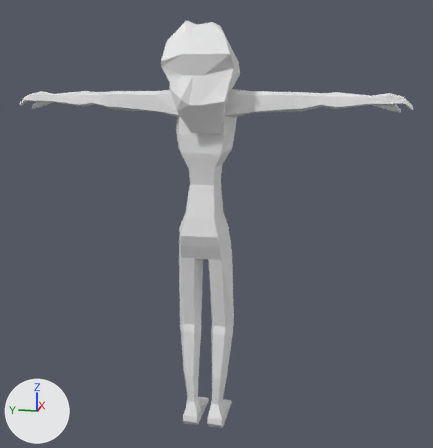
A saved change to the Blender file 3dmodeller/mcbackup.blend.
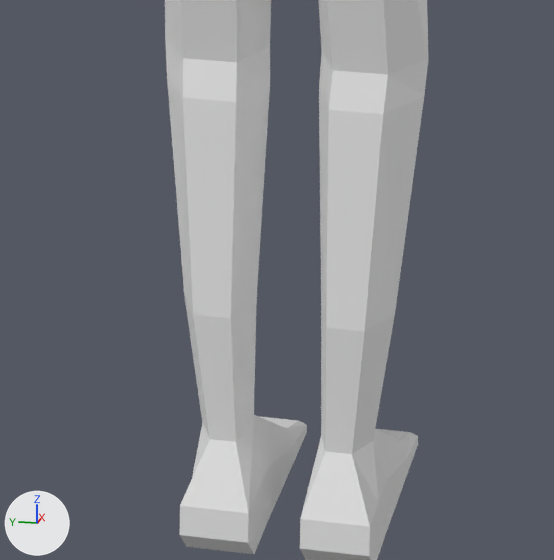
Each version appears first whole from a 50 mm camera at (-4.78, -1.07, 3.38) aimed at (0.12, -0.09, 2.16), and next in a close-up on the part from 34% to 60% of the width and 70% to 95% of the height. Arrows for +X, +Y and +Z are at lower left; the lights stay in place.

Script lines for the objects in view, before the commit:
```python
me_cube_005 = bpy.data.meshes.new('Cube.005')
me_cube_005.from_pydata(...)  # 309 vertices, 290 faces; spans x -1.1..4.0, y 0.0..12.6, z -25.4..1.5
ob_cube_001 = bpy.data.objects.new('Cube.001', me_cube_005)
ob_cube_001.location = (-0.035, 0.0, 3.574)
ob_cube_001.scale = (0.115, 0.129, 0.129)
_m = ob_cube_001.modifiers.new('Mirror', 'MIRROR')
_m.use_axis = (False, True, False)
_m.use_clip = True
```
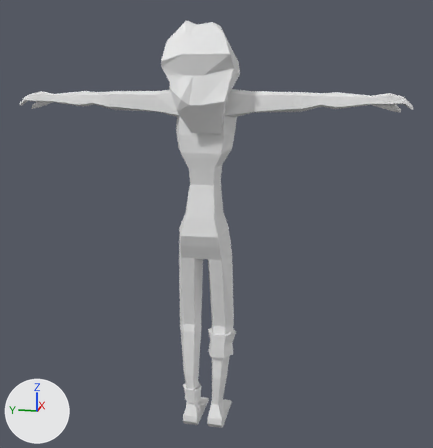
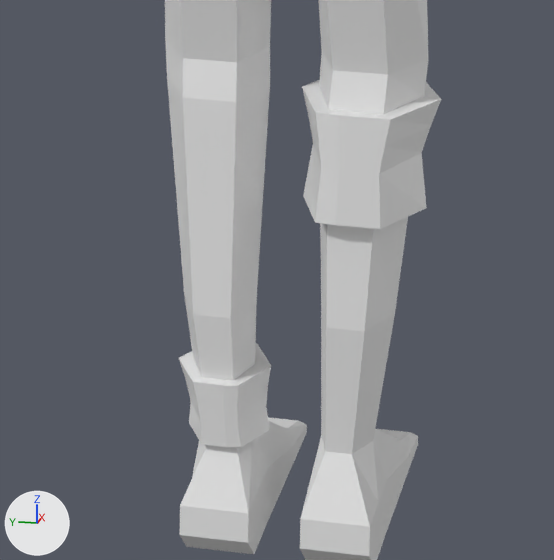
The change, as a diff of the scene's bpy script:
```diff
--- a/3dmodeller/mcbackup.blend.py
+++ b/3dmodeller/mcbackup.blend.py
@@ me_cube_005 @@
 # used by ob_cube_001; location = (-0.035, 0.0, 3.574); scale = (0.115, 0.129, 0.129)
-me_cube_005.from_pydata(...)  # 309 vertices, 290 faces; spans x -1.1..4.0, y 0.0..12.6, z -25.4..1.5
+me_cube_005.from_pydata(...)  # 658 vertices, 660 faces; spans x -1.1..4.0, y -12.6..12.6, z -25.4..1.5
+# me_cube_005 part 1: 349 vertices added at x -1.1..4.0, y -12.6..1.6, z -25.4..1.4
@@ ob_cube_001 @@
 ob_cube_001.scale = (0.115, 0.129, 0.129)
-_m = ob_cube_001.modifiers.new('Mirror', 'MIRROR')
-_m.use_axis = (False, True, False)
-_m.use_clip = True
```

Where the change shows, as pixel boxes [x1, y1, x2, y2] in the close-ups (554 x 560 px):
'Cube.001', reshaped, modifiers changed
    before: [165, 0, 428, 560]
    after: [165, 0, 441, 560]
part 1 of me_cube_005, added
    after: [179, 0, 441, 560]
